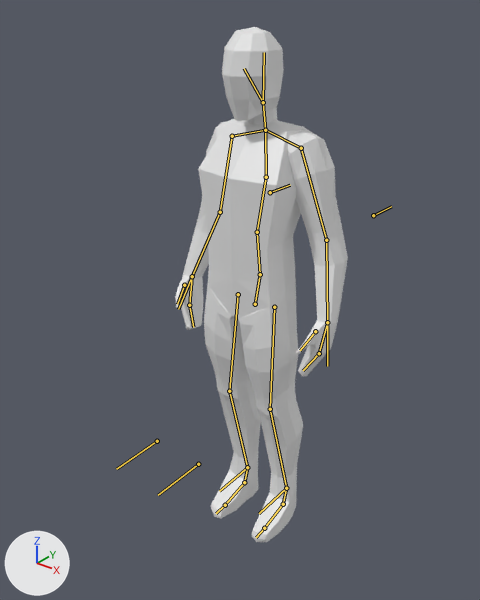
Two versions of the Blender file assets/models/base_male.blend, one commit apart.
One viewpoint serves both versions: a camera (50 mm lens) standing at (1.5, -1.95, 2.31) and looking at (-0.07, 0.03, 1.09). Every picture has the same lights, and +X, +Y and +Z are marked at lower left. The picture after the commit comes second. The bones that bend it are drawn over the model as lines.

In view in the first picture: 'arms', 'head', 'neck', 'torso'.
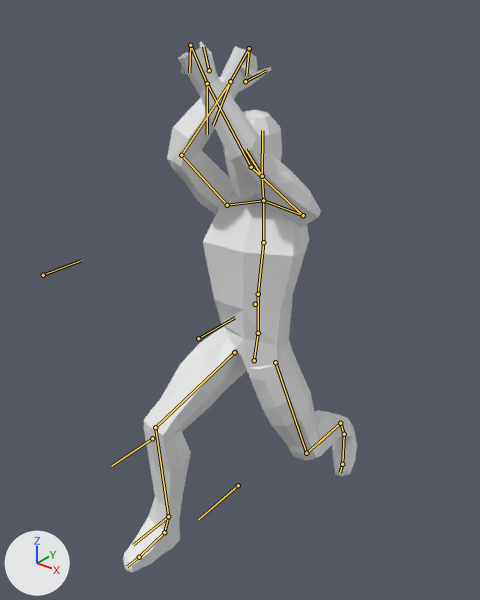
The newer file adds an action. The first version stands in its rest pose; the second is drawn at frame -1 of the action 'walk_roof_lswrd'.

What the commit changed:
Bone 'Spine.000' (bone_spine_000) moves from (0.0, 0.0, 0.0) to (0.0, -1.76, -0.49).
Bone 'Spine.000' (bone_spine_000) turns from (0, 0, 0) to (0, 16, 3) degrees about its own x, y and z.
Bone 'Spine.002' (bone_spine_002) turns from (0, 0, 0) to (3, 0, 1) degrees about its own x, y and z.
Bone 'Head' (bone_head) turns from (0, 0, 0) to (0, -8, 7) degrees about its own x, y and z.
Bone 'Shoulder.L' (bone_shoulder_l) turns from (0, 0, 0) to (-4, -1, 0) degrees about its own x, y and z.
Bone 'Hand.L' (bone_hand_l) turns from (0, 0, 0) to (4, 0, 24) degrees about its own x, y and z.
Bone 'Fingers.L' (bone_fingers_l) turns from (0, 0, 0) to (22, 5, -115) degrees about its own x, y and z.
Bone 'Shoulder.R' (bone_shoulder_r) turns from (0, 0, 0) to (-4, 1, 0) degrees about its own x, y and z.
Bone 'Hand.R' (bone_hand_r) turns from (0, 0, 0) to (-5, -4, -18) degrees about its own x, y and z.
Bone 'Fingers.R' (bone_fingers_r) turns from (0, 0, 0) to (11, 7, 126) degrees about its own x, y and z.
Bone 'Foot.000.L' (bone_foot_000_l) turns from (0, 0, 0) to (-26, 1, 1) degrees about its own x, y and z.
Bone 'Foot.002.L' (bone_foot_002_l) turns from (0, 0, 0) to (-32, -1, 2) degrees about its own x, y and z.
Bone 'Foot.000.R' (bone_foot_000_r) turns from (0, 0, 0) to (6, 0, 0) degrees about its own x, y and z.
Bone 'Arm.IK.L' (bone_arm_ik_l) moves from (0.0, 0.0, 0.0) to (0.68, -5.49, 3.5).
Bone 'Arm.IK.PoleTarget.L' (bone_arm_ik_poletarget_l) moves from (0.0, 0.0, 0.0) to (-0.85, -8.32, 0.21).
Bone 'Leg.IK.PoleTarget.L' (bone_leg_ik_poletarget_l) moves from (0.0, 0.0, 0.0) to (1.3, 0.0, 0.05).
Bone 'Leg.IK.L' (bone_leg_ik_l) moves from (0.0, 0.0, 0.0) to (0.01, -3.26, -0.67).
Bone 'Neck.IK' (bone_neck_ik) moves from (0.0, 0.0, 0.0) to (0.0, -1.83, 0.0).
Bone 'Arm.IK.R' (bone_arm_ik_r) moves from (0.0, 0.0, 0.0) to (-0.08, -5.58, 2.15).
Bone 'Arm.IK.PoleTarget.R' (bone_arm_ik_poletarget_r) moves from (0.0, 0.0, 0.0) to (0.2, -8.32, 0.05).
Bone 'Leg.IK.PoleTarget.R' (bone_leg_ik_poletarget_r) moves from (0.0, 0.0, 0.0) to (-0.19, 0.0, 0.01).
Bone 'Leg.IK.R' (bone_leg_ik_r) moves from (0.0, 0.0, 0.0) to (-0.41, 3.34, -0.09).

Pixel boxes [x1, y1, x2, y2] of what changed, in the pictures (480 x 600 px):
'torso', posed (118% wider, 10% shorter)
    before: [198, 119, 305, 542]
    after: [123, 191, 357, 573]
'arms', posed (11% narrower, 27% shorter)
    before: [175, 121, 348, 376]
    after: [167, 41, 321, 227]
'head', posed (6% shorter)
    before: [222, 27, 284, 121]
    after: [223, 110, 282, 198]
'neck', posed (mostly hidden afterwards)
    before: [248, 107, 277, 125]
    after: [252, 194, 260, 198]
bone 'Spine.000', root to tip
    before: (255, 304) to (260, 274)
    after: (254, 360) to (258, 333)
bone 'Spine.002', root to tip
    before: (257, 232) to (266, 177)
    after: (258, 294) to (263, 242)
bone 'Head', root to tip
    before: (263, 102) to (244, 68)
    after: (262, 176) to (245, 149)
bone 'Shoulder.L', root to tip
    before: (265, 130) to (301, 148)
    after: (263, 200) to (303, 215)
bone 'Hand.L', root to tip
    before: (327, 322) to (319, 353)
    after: (207, 83) to (190, 45)
bone 'Fingers.L', root to tip
    before: (319, 353) to (303, 370)
    after: (190, 45) to (189, 72)
bone 'Shoulder.R', root to tip
    before: (265, 130) to (232, 136)
    after: (263, 200) to (227, 205)
bone 'Hand.R', root to tip
    before: (192, 276) to (189, 305)
    after: (230, 81) to (249, 48)
bone 'Fingers.R', root to tip
    before: (189, 305) to (193, 327)
    after: (249, 48) to (246, 75)
bone 'Foot.000.L', root to tip
    before: (286, 488) to (283, 504)
    after: (340, 423) to (344, 434)
bone 'Foot.002.L', root to tip
    before: (264, 528) to (256, 537)
    after: (342, 464) to (340, 472)
bone 'Foot.000.R', root to tip
    before: (247, 467) to (244, 482)
    after: (168, 516) to (164, 532)
bone 'Arm.IK.L', root to tip
    before: (327, 322) to (327, 366)
    after: (207, 83) to (207, 134)
bone 'Arm.IK.PoleTarget.L', root to tip
    before: (373, 215) to (391, 206)
    after: (198, 338) to (235, 317)
bone 'Leg.IK.PoleTarget.L', root to tip
    before: (198, 464) to (158, 495)
    after: (238, 485) to (198, 519)
bone 'Leg.IK.L', root to tip
    before: (286, 488) to (259, 513)
    after: (340, 423) to (318, 443)
bone 'Neck.IK', root to tip
    before: (263, 102) to (264, 52)
    after: (262, 176) to (262, 130)
bone 'Arm.IK.R', root to tip
    before: (192, 276) to (178, 309)
    after: (230, 81) to (213, 125)
bone 'Arm.IK.PoleTarget.R', root to tip
    before: (270, 192) to (290, 185)
    after: (43, 275) to (81, 260)
bone 'Leg.IK.PoleTarget.R', root to tip
    before: (157, 441) to (116, 469)
    after: (152, 438) to (111, 466)
bone 'Leg.IK.R', root to tip
    before: (247, 467) to (219, 491)
    after: (168, 516) to (133, 545)
